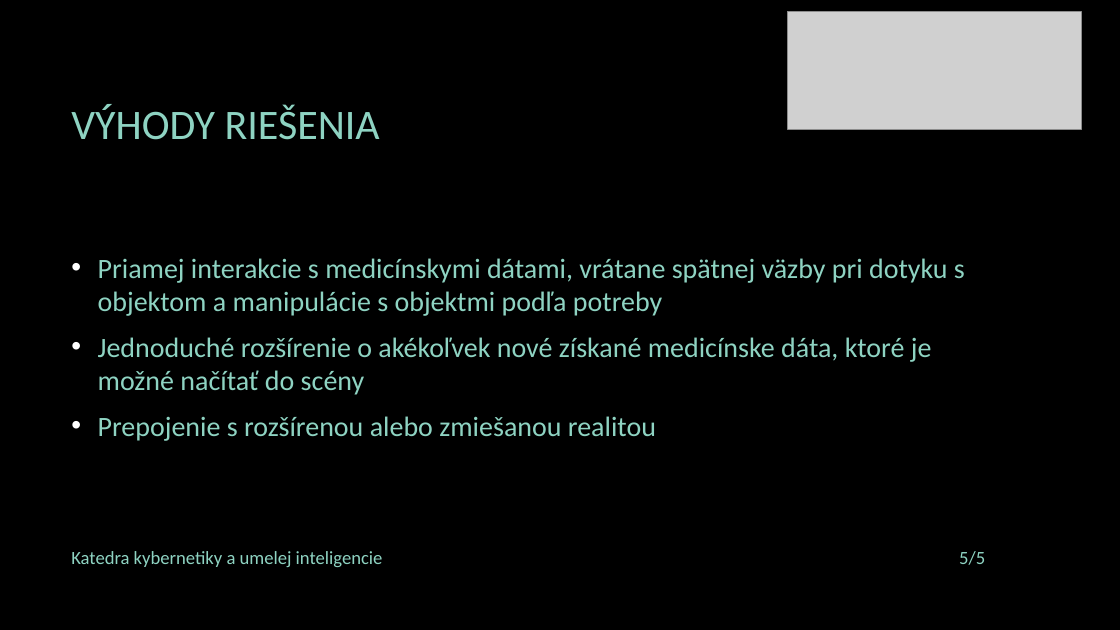
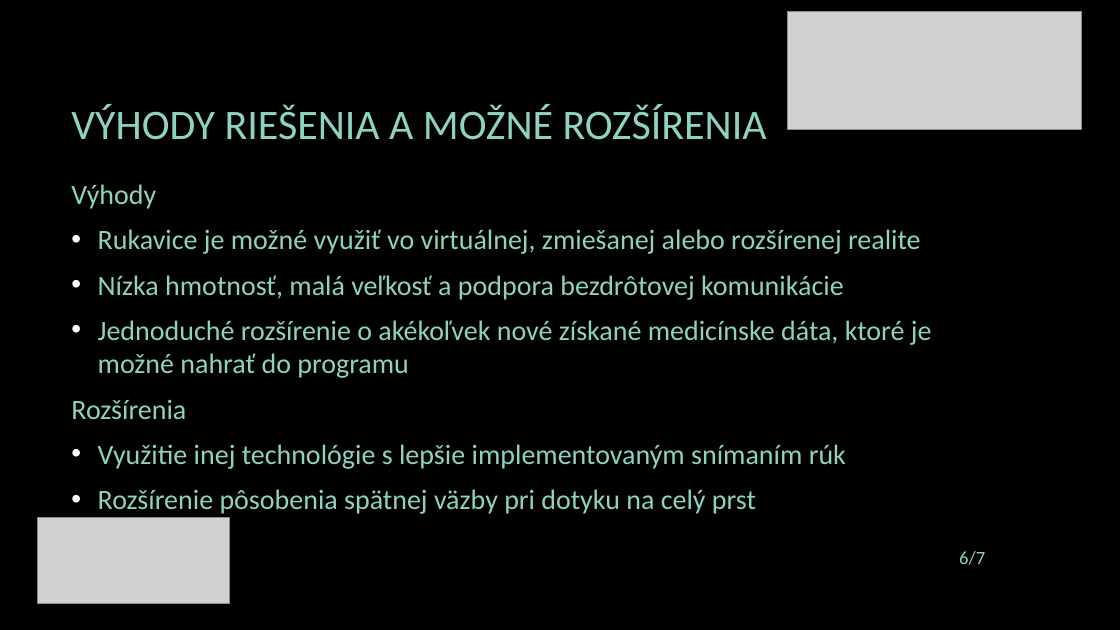
Before and after one commit to rbalaz/liveproject3dglove-, a slide deck: slide 6 of tp_presentation.pptx (slide 5 before the commit). Drawn at 1120x630 pixels with LibreOffice and Linux fonts; fonts in the diff are those of the drawing; grey boxes stand for pictures; background and template pictures are left out. Boxes give left, top, right and bottom in pixels: in the first picture for what was removed or moved away, otherwise in the second. Text is boxed around its words. In the diff, an @@ line names an element or a change of style, - is before the commit and + after.

Commit message:
Presentation v2.

```diff
--- a/tp_presentation.pptx
+++ b/tp_presentation.pptx
@@ title at (71, 105, 767, 140): text changed @@
-VÝHODY RIEŠENIA
+VÝHODY RIEŠENIA A MOŽNÉ ROZŠÍRENIA
@@ text at (71, 184, 932, 514): text changed @@
-• Priamej interakcie s medicínskymi dátami, vrátane spätnej väzby pri dotyku s objektom a manipulácie s objektmi podľa potreby
-• Jednoduché rozšírenie o akékoľvek nové získané medicínske dáta, ktoré je možné načítať do scény
-• Prepojenie s rozšírenou alebo zmiešanou realitou
+Výhody
+• Rukavice je možné využiť vo virtuálnej, zmiešanej alebo rozšírenej realite
+• Nízka hmotnosť, malá veľkosť a podpora bezdrôtovej komunikácie
+• Jednoduché rozšírenie o akékoľvek nové získané medicínske dáta, ktoré je možné nahrať do programu
+Rozšírenia
+• Využitie inej technológie s lepšie implementovaným snímaním rúk
+• Rozšírenie pôsobenia spätnej väzby pri dotyku na celý prst
@@ picture added at (37, 518, 229, 603) @@
@@ text removed at (71, 551, 383, 567) @@
-Katedra kybernetiky a umelej inteligencie
@@ page number at (959, 551, 985, 565): text changed @@
-5/5
+6/7
```
Also in this commit, not shown: 3 other slides changed, 3 slides added, 1 slide removed.
